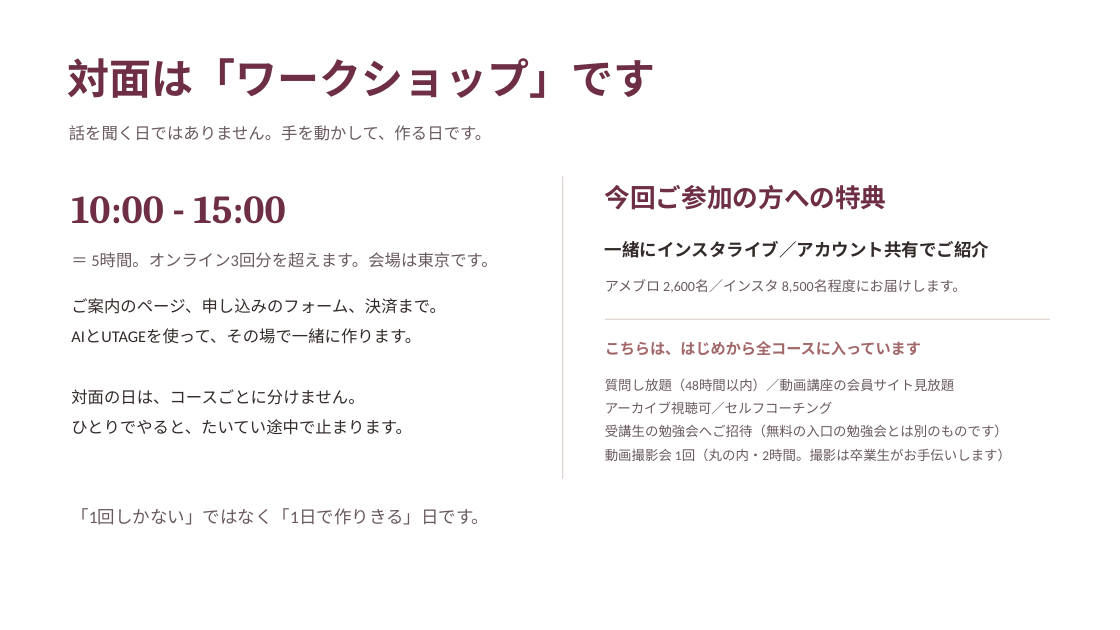
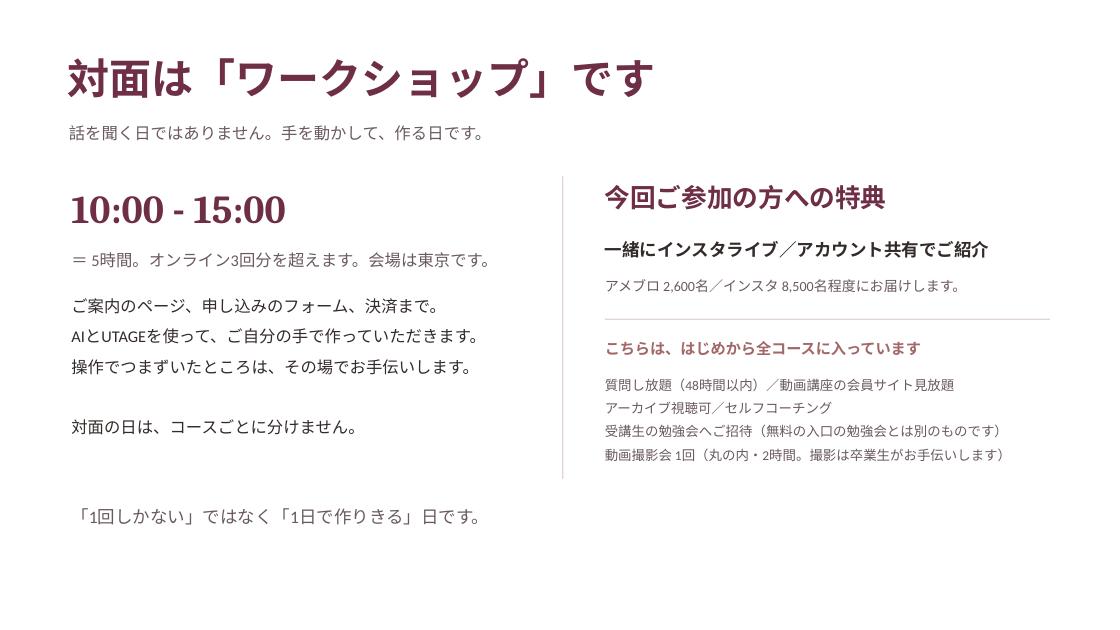
Before and after one commit to fashio17/potential-lamp, a slide deck: slide 21 of 運用/説明会/説明会_3コース_2026年10月期_v2.pptx (slide 20 before the commit). Drawn at 1120x630 pixels with LibreOffice and Linux fonts; fonts in the diff are those of the drawing. Boxes give left, top, right and bottom in pixels: in the first picture for what was removed or moved away, otherwise in the second. Text is boxed around its words. In the diff, an @@ line names an element or a change of style, - is before the commit and + after.

```diff
--- a/運用/説明会/説明会_3コース_2026年10月期_v2.pptx
+++ b/運用/説明会/説明会_3コース_2026年10月期_v2.pptx
@@ text at bbox=[71, 329, 485, 375]: text changed @@
-AIとUTAGEを使って、その場で一緒に作ります。
+AIとUTAGEを使って、ご自分の手で作っていただきます。
+操作でつまずいたところは、その場でお手伝いします。
@@ text at bbox=[71, 419, 412, 435]: paragraph removed @@
-ひとりでやると、たいてい途中で止まります。
```
Also in this commit, not shown: 11 other slides changed, 1 slide added, 13 other files.
